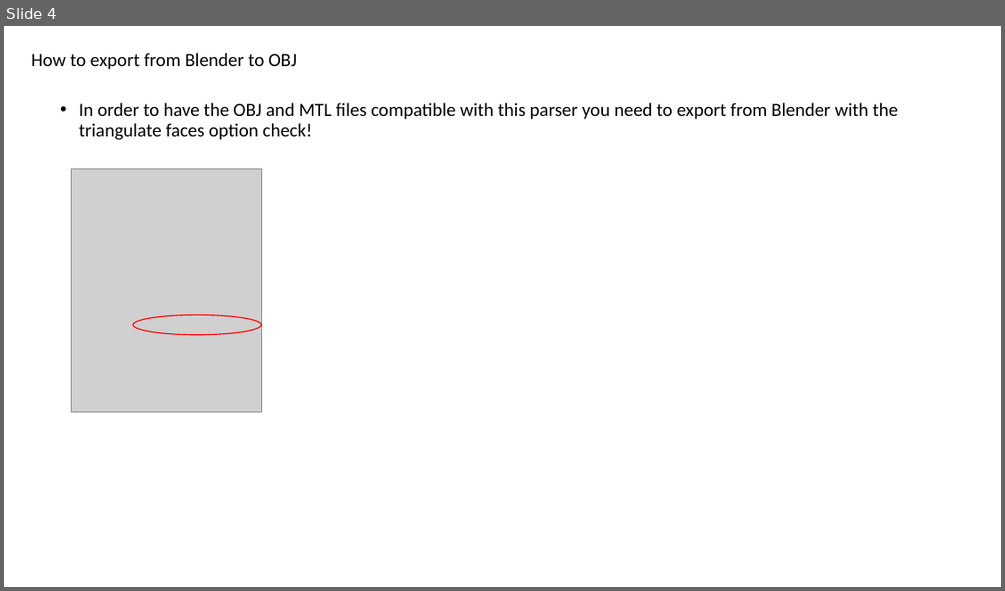
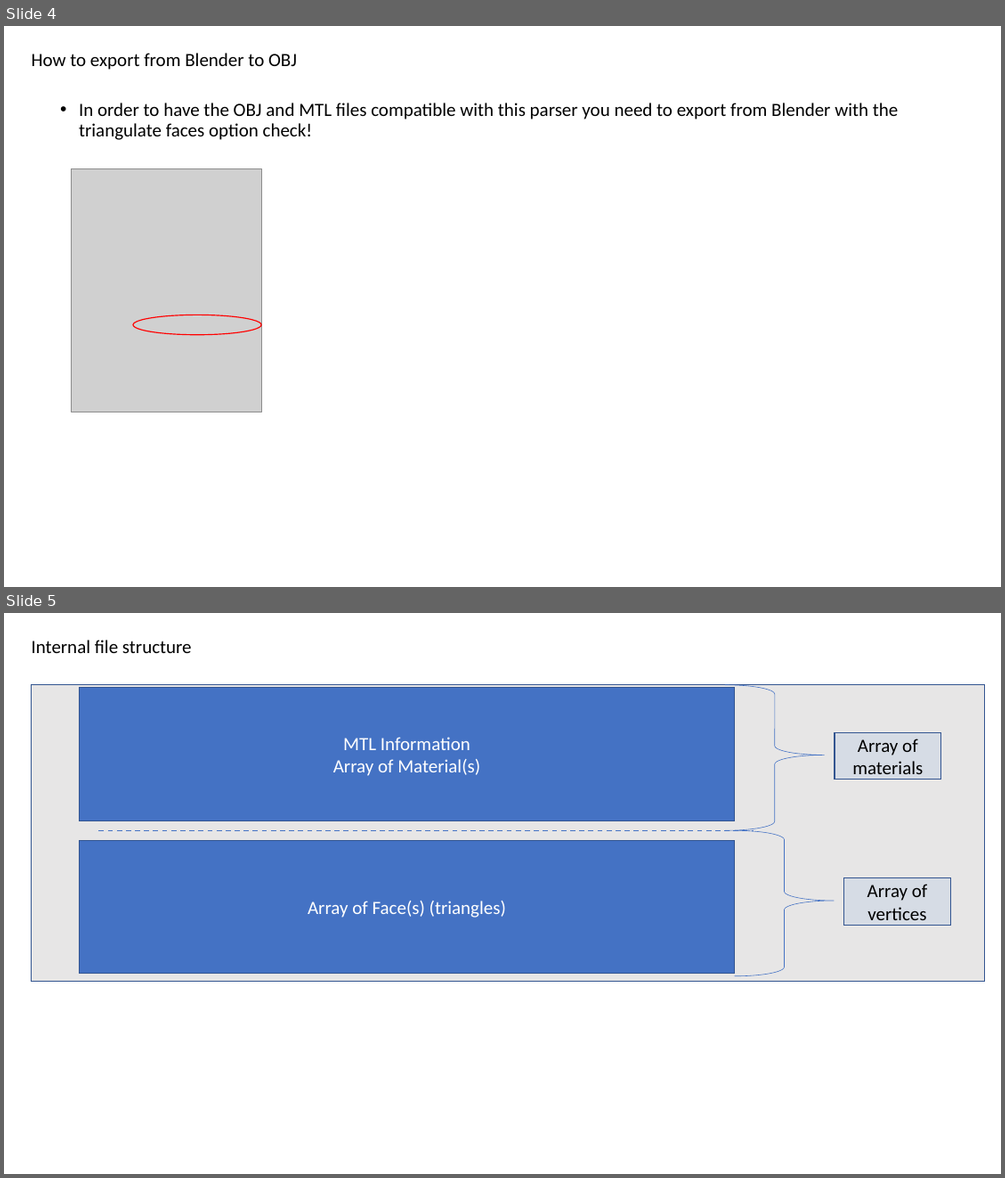
Before and after one commit to george2209/WavefrontOBJSerializer, a slide deck: docs/OBJ to binary structure_20210611_V1.1.pptx. Shown one above the other, each under a label of ours: slide 4 before the commit, slides 4 and 5 after it. The pictures are 1005x591 and 1005x1178 pixels, drawn with LibreOffice and Linux fonts; fonts in the diff are those of the drawing; grey boxes stand for pictures. Boxes give left, top, right and bottom in pixels: in the first picture for what was removed or moved away, otherwise in the second. Text is boxed around its words. In the diff, an @@ line names an element or a change of style, - is before the commit and + after.

```diff
--- a/docs/OBJ to binary structure_20210611_V1.1.pptx
+++ b/docs/OBJ to binary structure_20210611_V1.1.pptx
@@ slide 5 added at box(4, 613, 1001, 1174), background #FFFFFF @@
@@ text added at box(32, 640, 192, 653), 18 pt, text #000000 @@
+Internal file structure
@@ rectangle added at box(31, 685, 985, 981), fill #E7E6E6, outline #325491 1 pt @@
@@ rectangle added at box(80, 688, 735, 821), fill #4472C4, outline #325491 1 pt, 18 pt, text #FFFFFF @@
+MTL Information
+Array of Material(s)
@@ right brace added at box(725, 685, 825, 831), outline #4472C4 0.5 pt @@
@@ rectangle added at box(834, 732, 942, 779), fill #D6DCE5, outline #325491 1 pt, 18 pt, text #000000 @@
+Array of materials
@@ rectangle added at box(80, 840, 735, 973), fill #4472C4, outline #325491 1 pt, 18 pt, text #FFFFFF @@
+Array of Face(s) (triangles)
@@ line added from (99, 831) to (754, 831), #4472C4 1.25 pt dashed @@
@@ right brace added at box(735, 831, 834, 976), outline #4472C4 0.5 pt @@
@@ rectangle added at box(844, 878, 951, 925), fill #D6DCE5, outline #325491 1 pt, 18 pt, text #000000 @@
+Array of vertices
```
Also in this commit, not shown: 3 slides changed, 2 other slides added, 1 slide removed, 6 other files.
